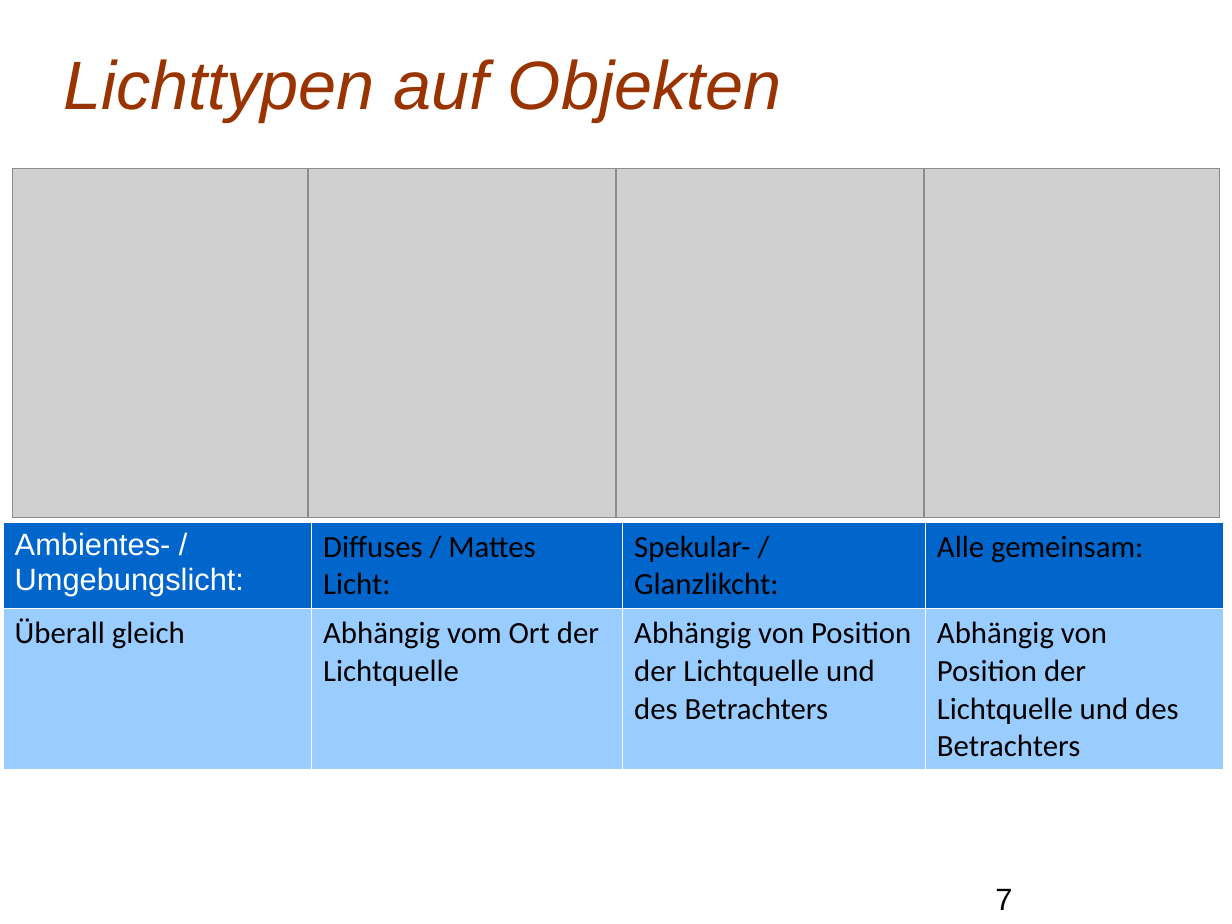
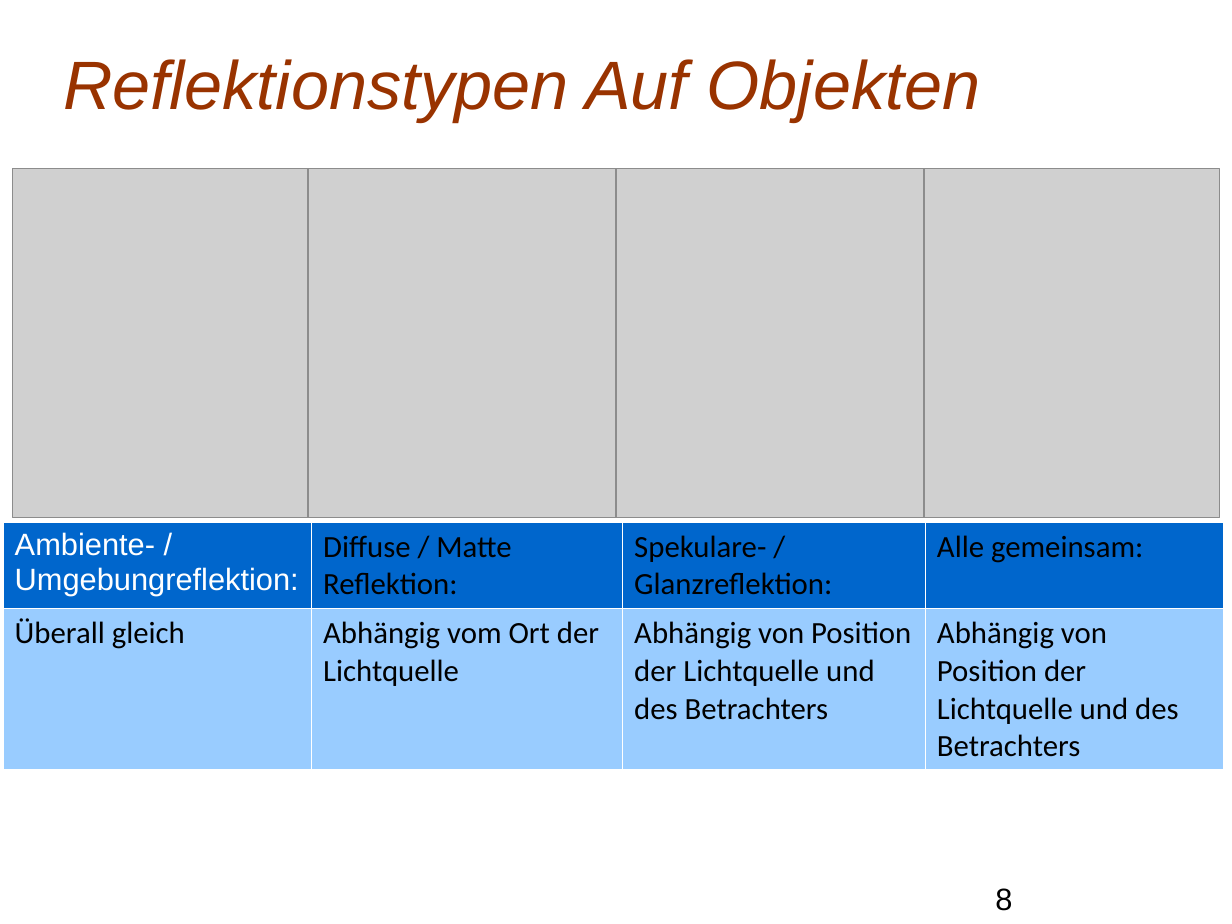
Before and after one commit to Mxtreme1/Presentation-on-The-Phong-Illumination-Model, a slide deck: slide 8 of PIM.odp (slide 7 before the commit). Drawn at 1232x924 pixels with LibreOffice and Linux fonts; fonts in the diff are those of the drawing; grey boxes stand for pictures; background and template pictures are left out. Boxes give left, top, right and bottom in pixels: in the first picture for what was removed or moved away, otherwise in the second. Text is boxed around its words. In the diff, an @@ line names an element or a change of style, - is before the commit and + after.

```diff
--- a/PIM.odp
+++ b/PIM.odp
@@ title at (63,59,981,122): text changed @@
-Lichttypen auf Objekten
+Reflektionstypen Auf Objekten
@@ table at (2,522,1222,770) @@
-row 1: Ambientes- / / Umgebungslicht: | Diffuses / Mattes Licht: | Spekular- / / Glanzlikcht: | Alle gemeinsam:
+row 1: Ambiente- / / Umgebungreflektion: | Diffuse / Matte Reflektion: | Spekulare- / / Glanzreflektion: | Alle gemeinsam:
@@ page number at (995,888,1012,911): text changed @@
-7
+8
```
Also in this commit, not shown: 14 other slides changed, 1 slide added, 10 other files.
